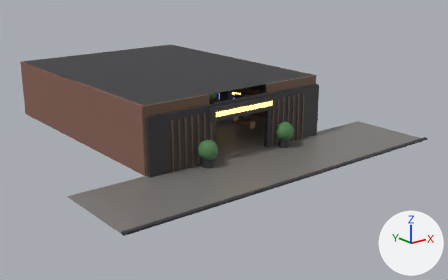
A saved change to the glTF model public/models/bar/blockout.glb.
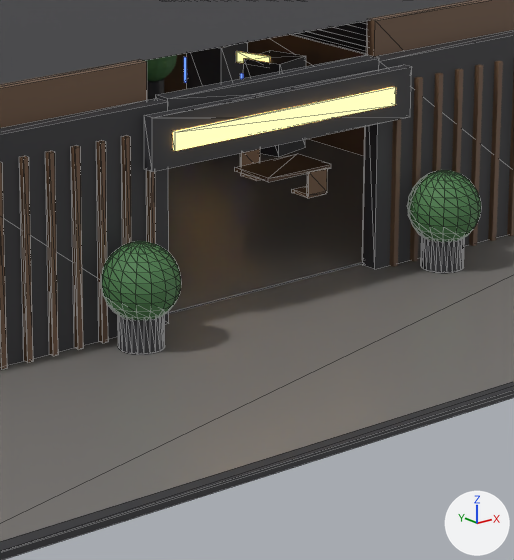
There are two pictures of each version: one whole from a 50 mm lens placed at (-24.76, -38.48, 12.85), pointed at (1.72, -5.38, -0.39), one close up on the part from 39% to 67% of the width and 28% to 79% of the height. Arrows for +X, +Y and +Z are at lower right; the lights stay in place. The last two pictures show the newer version. The close-ups show mesh edges as thin lines. Where no turn or scale is listed for an object, it has been applied to the vertices. Vertices at exactly the same position are counted once.

In view in the first close-up: 'ceiling', 'facade_l', 'facade_r', 'facade_top', 'floor', 'kerb', 'palm_0', 'sidewalk', 'sign_backing', 'sign_text', 'wall_front', 'wall_front_r', 'wall_right' and 29 more.
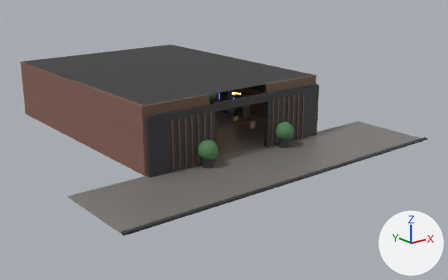
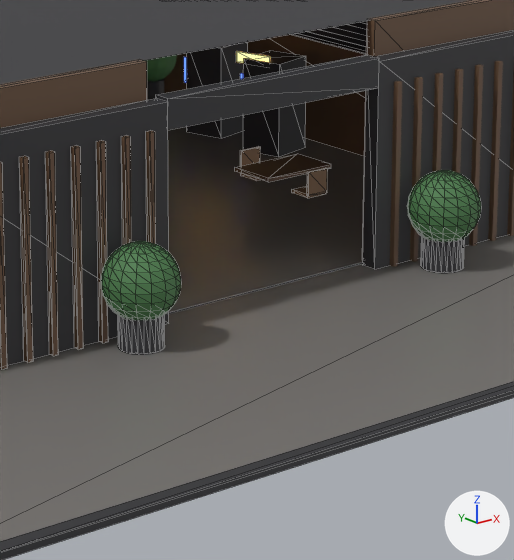
Boxes [x1, y1, x2, y2] around the edits, measured in the close-ups (514 x 560 px; the box of a moved part takes in the faces that stretch with it):
```json
{"object": "sign_backing", "change": "deleted", "before": [144, 65, 412, 172]}
{"object": "sign_text", "change": "deleted", "before": [173, 87, 396, 151]}
{"part": 1, "of": "me_cube_213", "change": "moved or reshaped", "before": [144, 65, 412, 172], "after": [0, 381, 514, 560]}
{"object": "cab_r1", "change": "unchanged, uncovered by the edit", "before": [243, 50, 306, 157], "after": [243, 50, 306, 157]}
```

Edits to the scene script, one JSON object a line:
```json
{"op": "remove", "block": "me_cube_213", "code": "me_cube_213.from_pydata(...)  # 8 vertices, 12 faces; spans x -2.7..2.7, y -0.1..0.1, z -0.43..0.43"}
{"op": "add", "block": "me_cube_213", "code": "me_cube_213.from_pydata(...)  # 8 vertices, 12 faces; spans x -0.5..0.5, y -0.5..0.5, z -0.5..0.5"}
{"block": "me_cube_213", "change": "me_cube_213 part 1: the whole mesh is scaled about its middle by (0.185, 5, 1.18)"}
{"op": "set", "path": "ob_kerb", "old": "bpy.data.objects.new('kerb', me_cube_215)", "new": "bpy.data.objects.new('kerb', me_cube_213)"}
{"op": "remove", "block": "ob_sign_backing", "code": ["ob_sign_backing = bpy.data.objects.new('sign_backing', me_cube_213)", "ob_sign_backing.location = (0.0, -9.55, 3.05)"]}
{"op": "remove", "block": "ob_sign_text", "code": ["ob_sign_text = bpy.data.objects.new('sign_text', me_cube_214)", "ob_sign_text.location = (0.0, -9.66, 3.05)"]}
```
